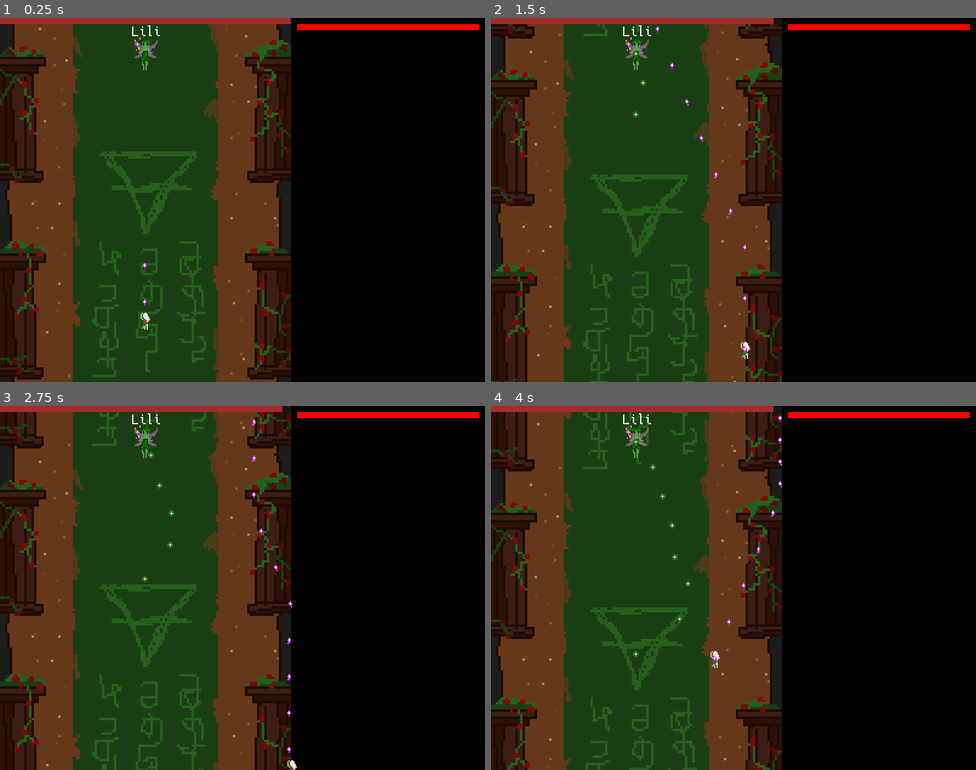
Above: before the commit, frames 1-4 (two rows, left to right).
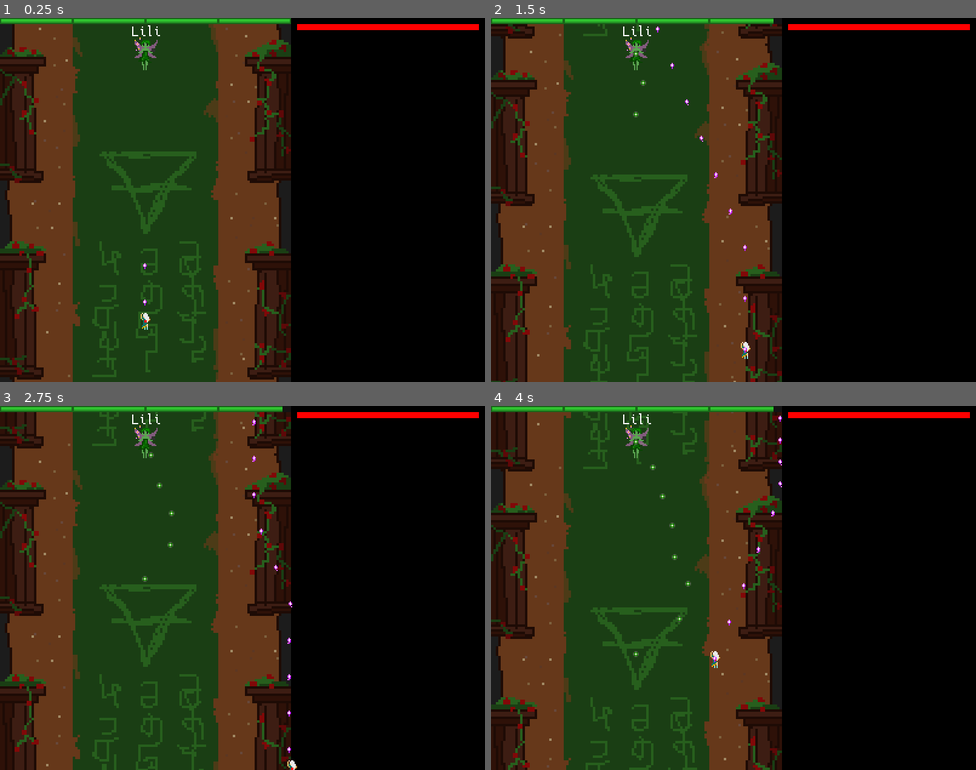
Above: after the commit, the same moments.

Repository: Voltinus/rimu
Game: Godot game, scene res://levels/Level2Earth/Level2Earth.tscn
Same seed, same stepped clock (60 frames per second), same inputs: the game is played once before the commit and once after it. This scene is started directly instead of the project's main scene.
Inputs:
- Up to frame 1 (0.25 s): no input
- Up to frame 2 (1.5 s): tap Enter (dialogue_skip) at 0.5 s; hold D (move_right) 0.53-1.28 s; hold S (move_down) from 1.28 s (still down)
- Up to frame 3 (2.75 s): release S (move_down) at 2.03 s; hold D (move_right) from 2.03 s (still down)
- Up to frame 4 (4 s): release D (move_right) at 2.78 s; hold W (move_up) 2.78-3.53 s; hold A (move_left) from 3.53 s (still down)

The runs differ from the first frame. In frame 1, 1.0% of the frame differs, in the area x 0-60%, y 0-2%; in frame 2, 1.0%; in frame 3, 1.0%; in frame 4, 1.0%.

Commit message:
Moved GUI code to the GUI.gd, changed boss hp bar node type to Sprite and changed some colors

Diff:
--- /dev/null
+++ b/templates/Level/GUI.gd
@@ -0,0 +1,23 @@
+extends Control
+
+
+const BOSS_NAMES = {
+	"fire": "Feren",
+	"water": "Vada",
+	"air": "Aria",
+	"earth": "Lili",
+	"dark": "Darek'h"
+}
+
+const BOSS_BAR_COLORS = {
+	"fire":  Color.gold,
+	"water": Color.blue,
+	"air":   Color.goldenrod,
+	"earth": Color.limegreen,
+	"dark":  Color.purple
+}
+
+
+func init(elem):
+	$BossStats/Name.text = BOSS_NAMES[elem]
+	$BossStats/HPBar.modulate = BOSS_BAR_COLORS[elem]
--- a/templates/Level/Level.gd
+++ b/templates/Level/Level.gd
@@ -2,21 +2,6 @@
 
 
 var _element
-const BOSS_NAMES = {
-	"fire": "Feren",
-	"water": "Vada",
-	"air": "Aria",
-	"earth": "Lili",
-	"dark": "Darek'h"
-}
-
-const BOSS_BAR_COLORS = {
-	"fire":  Color.gold,
-	"water": Color.darkblue,
-	"air":   Color.goldenrod,
-	"earth": Color.brown,
-	"dark":  Color.purple
-}
 
 
 var Scroll = preload("res://objects/Scroll/Scroll.tscn")
@@ -25,8 +10,7 @@
 func init(elem):
 	_element = elem
 	$ScrollingBackground.init(elem)
-	$GUI/BossStats/Name.text = BOSS_NAMES[elem]
-	$GUI/BossStats/HPBar.color = BOSS_BAR_COLORS[_element]
+	$GUI.init(elem)
 	$Game/Enemy.init(elem)
 
 
@@ -47,7 +31,7 @@
 
 
 func _on_Enemy_hitted(hp_left):
-	$GUI/BossStats/HPBar.rect_size.x = hp_left * Global.game_width()
+	$GUI/BossStats/HPBar.region_rect.size.x = hp_left * Global.game_width()
 
 
 func _on_Enemy_died():
--- a/templates/Level/Level.tscn
+++ b/templates/Level/Level.tscn
@@ -1,10 +1,12 @@
-[gd_scene load_steps=10 format=2]
+[gd_scene load_steps=12 format=2]
 
 [ext_resource path="res://templates/ScrollingBackground/ScrollingBackground.tscn" type="PackedScene" id=1]
 [ext_resource path="res://actors/Player/Player.tscn" type="PackedScene" id=2]
 [ext_resource path="res://gui/fontSmall.tres" type="DynamicFont" id=3]
 [ext_resource path="res://templates/Level/Level.gd" type="Script" id=4]
 [ext_resource path="res://actors/Enemy/Enemy.tscn" type="PackedScene" id=5]
+[ext_resource path="res://templates/Level/GUI.gd" type="Script" id=6]
+[ext_resource path="res://templates/Level/hp_bar.png" type="Texture" id=7]
 
 [sub_resource type="LineShape2D" id=1]
 normal = Vector2( 1, 0 )
@@ -54,6 +56,7 @@
 [node name="GUI" type="Control" parent="."]
 margin_right = 40.0
 margin_bottom = 40.0
+script = ExtResource( 6 )
 __meta__ = {
 "_edit_use_anchors_": false
 }
@@ -84,13 +87,11 @@
 "_edit_use_anchors_": false
 }
 
-[node name="HPBar" type="ColorRect" parent="GUI/BossStats"]
-margin_right = 240.0
-margin_bottom = 5.0
-color = Color( 1, 0, 0, 1 )
-__meta__ = {
-"_edit_use_anchors_": false
-}
+[node name="HPBar" type="Sprite" parent="GUI/BossStats"]
+texture = ExtResource( 7 )
+centered = false
+region_enabled = true
+region_rect = Rect2( 0, 0, 240, 5 )
 
 [node name="PlayerStats" type="Control" parent="GUI"]
 margin_left = 240.0
Binary file added: templates/Level/hp_bar.png
Not shown, added: templates/Level/hp_bar.png.import
Not shown, changed: export/Rimu.exe
